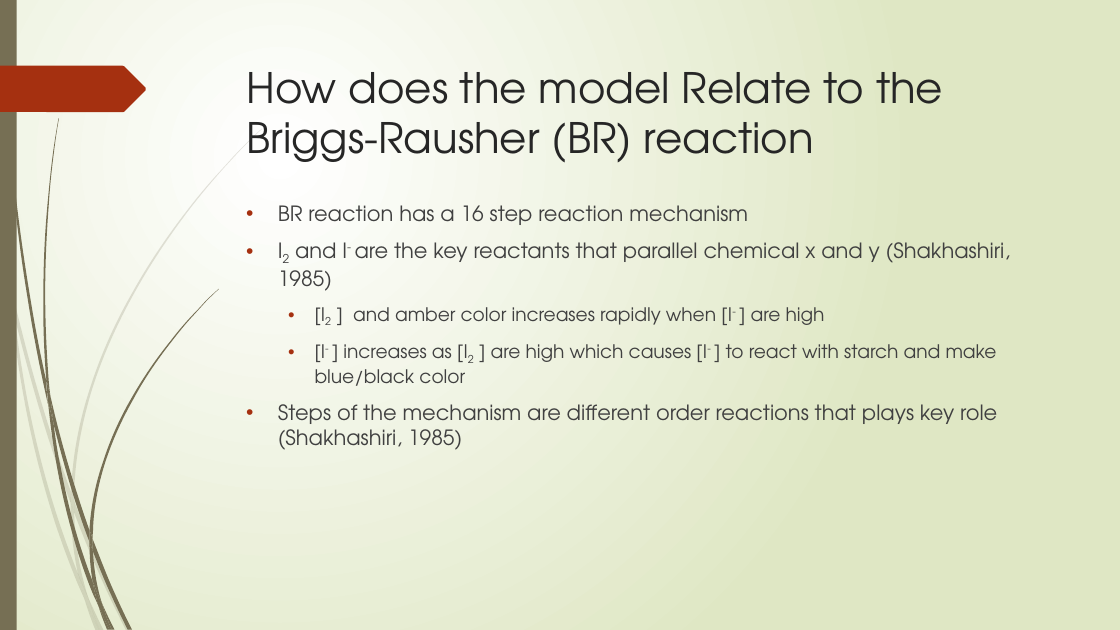
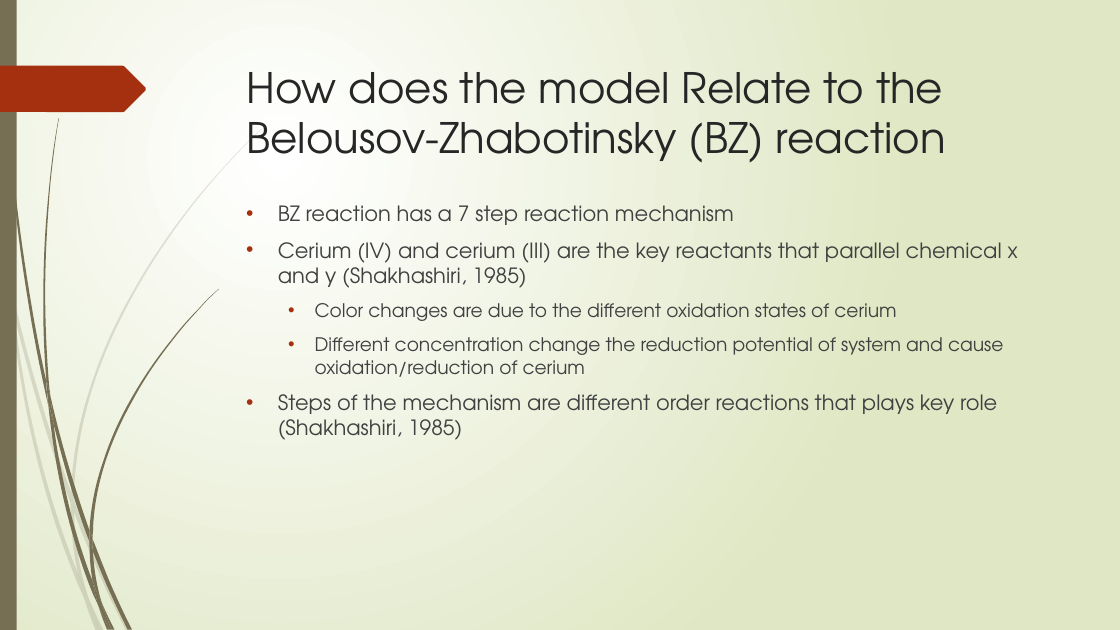
Before and after one commit to chan8005/Project-1, a slide deck: slide 10 of Modeling Oscillating Chemical Reactions.pptx. Drawn at 1120x630 pixels with LibreOffice and Linux fonts; fonts in the diff are those of the drawing. Boxes give left, top, right and bottom in pixels: in the first picture for what was removed or moved away, otherwise in the second. Text is boxed around its words. In the diff, an @@ line names an element or a change of style, - is before the commit and + after.

Commit message:
final changes to presentation

```diff
--- a/Modeling Oscillating Chemical Reactions.pptx
+++ b/Modeling Oscillating Chemical Reactions.pptx
@@ title at [247,72,946,162]: text changed @@
-How does the model Relate to the Briggs-Rausher (BR) reaction
+How does the model Relate to the Belousov-Zhabotinsky (BZ) reaction
@@ text at [278,205,1018,377]: text changed @@
-• BR reaction has a 16 step reaction mechanism
-• I2 and I- are the key reactants that parallel chemical x and y (Shakhashiri, 1985)
-  • [I2 ] and amber color increases rapidly when [I- ] are high
-  • [I- ] increases as [I2 ] are high which causes [I- ] to react with starch and make blue/black color
+• BZ reaction has a 7 step reaction mechanism
+• Cerium (IV) and cerium (III) are the key reactants that parallel chemical x and y (Shakhashiri, 1985)
+  • Color changes are due to the different oxidation states of cerium
+  • Different concentration change the reduction potential of system and cause oxidation/reduction of cerium
```
Also in this commit, not shown: 1 other slide changed.
